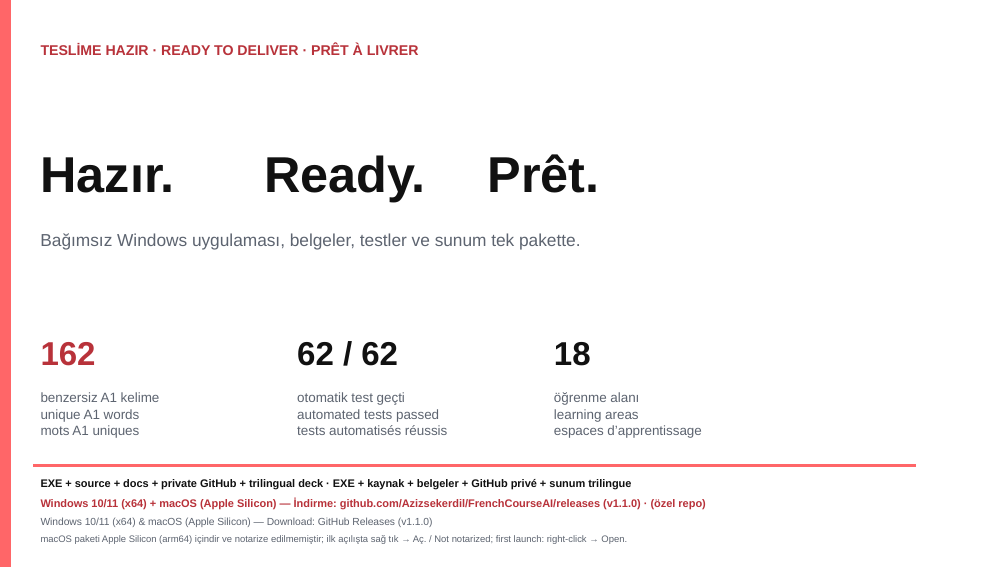
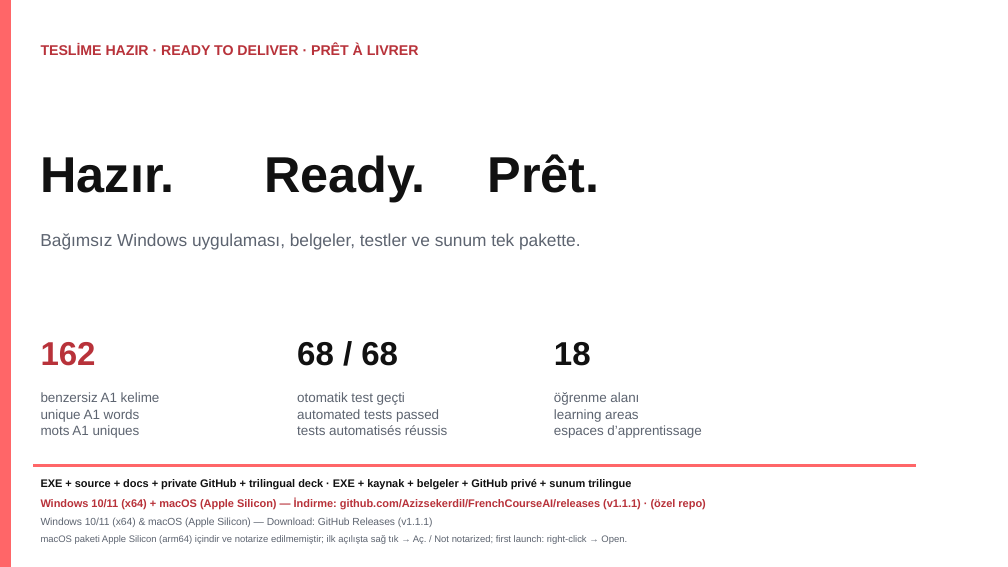
Before and after one commit to Azizsekerdil/FrenchCourseAI, a slide deck: slide 6 of docs/presentation/French-Course-AI-Trilingual.pptx. Drawn at 1008x567 pixels with LibreOffice and Linux fonts; fonts in the diff are those of the drawing. Boxes give left, top, right and bottom in pixels: in the first picture for what was removed or moved away, otherwise in the second. Text is boxed around its words. In the diff, an @@ line names an element or a change of style, - is before the commit and + after.

```diff
--- a/docs/presentation/French-Course-AI-Trilingual.pptx
+++ b/docs/presentation/French-Course-AI-Trilingual.pptx
@@ text at bbox=[297, 342, 398, 366]: text changed @@
-62 / 62
+68 / 68
@@ text at bbox=[41, 499, 705, 510]: text changed @@
-Windows 10/11 (x64) + macOS (Apple Silicon) — İndirme: github.com/Azizsekerdil/FrenchCourseAI/releases (v1.1.0) · (özel repo)
+Windows 10/11 (x64) + macOS (Apple Silicon) — İndirme: github.com/Azizsekerdil/FrenchCourseAI/releases (v1.1.1) · (özel repo)
@@ text at bbox=[41, 518, 433, 527]: text changed @@
-Windows 10/11 (x64) & macOS (Apple Silicon) — Download: GitHub Releases (v1.1.0)
+Windows 10/11 (x64) & macOS (Apple Silicon) — Download: GitHub Releases (v1.1.1)
```
Also in this commit, not shown: 2 other files.
